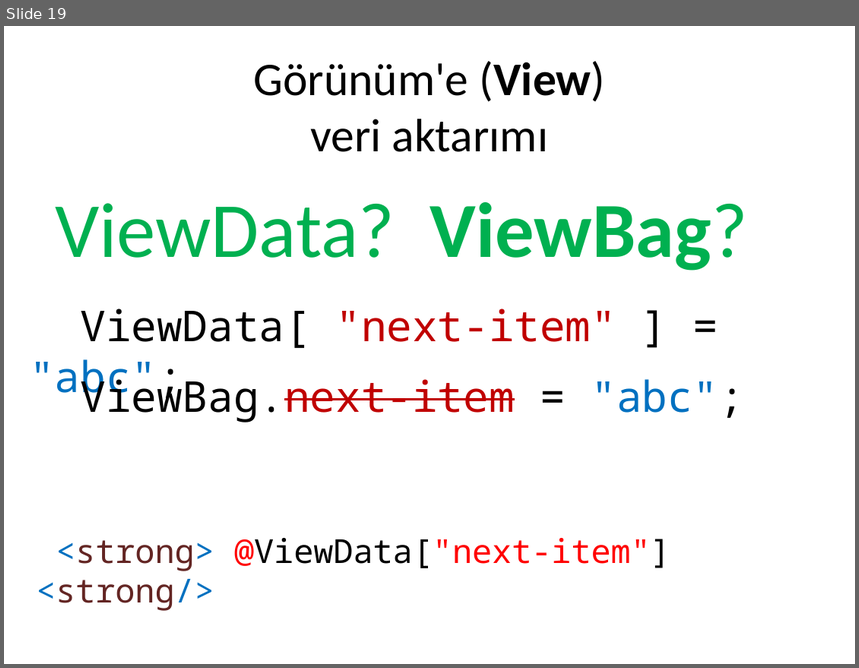
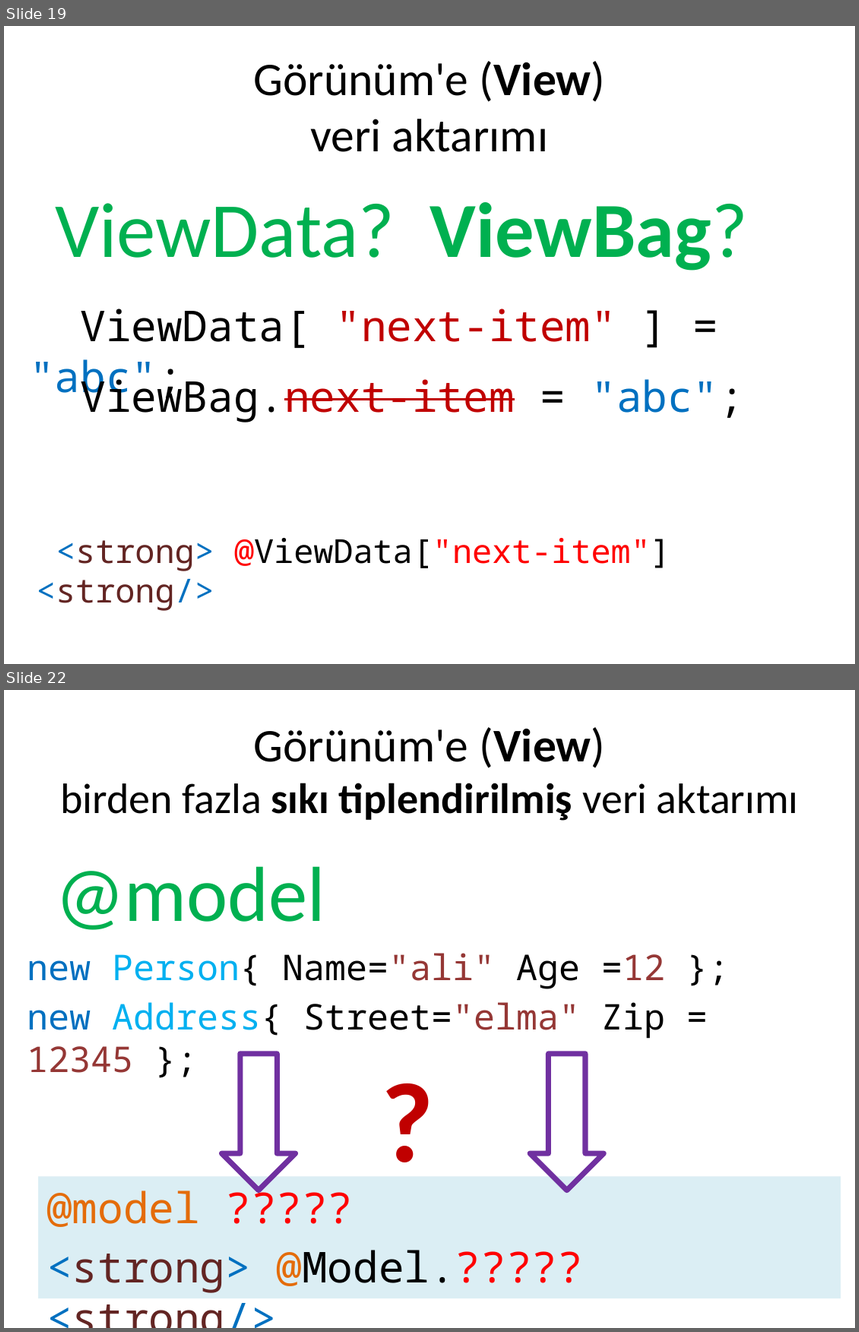
Before and after one commit to cemmerven/attrac, a slide deck: AttendanceTracker/Html form ve veri aktarımı.pptx. Shown one above the other, each under a label of ours: slide 19 before the commit, slides 19 and 22 after it; the slides between them are not shown. The pictures are 859x668 and 859x1332 pixels, drawn with LibreOffice and Linux fonts; fonts in the diff are those of the drawing. Boxes give left, top, right and bottom in pixels: in the first picture for what was removed or moved away, otherwise in the second. Text is boxed around its words. In the diff, an @@ line names an element or a change of style, - is before the commit and + after.

```diff
--- a/AttendanceTracker/Html form ve veri aktarımı.pptx
+++ b/AttendanceTracker/Html form ve veri aktarımı.pptx
@@ slide 22 added at box(4, 690, 855, 1328), background #FFFFFF @@
@@ title added at box(60, 727, 799, 821), 36 pt, text #000000 @@
+Görünüm'e (View)
+birden fazla sıkı tiplendirilmiş veri aktarımı
@@ text added at box(55, 866, 325, 930), 66 pt, text #00B050 @@
+@model
@@ text added at box(27, 953, 665, 1039), 30 pt, text #000000 @@
+new Person{ Name="ali" Age =12 };
+new Address{ Street="elma" Zip = 12345 };
@@ down arrow added at box(222, 1053, 296, 1191), outline #7030A0 4.5 pt @@
@@ text added at box(376, 1045, 389, 1192), 96 pt, text #C00000, bold @@
+?
@@ down arrow added at box(530, 1053, 604, 1191), outline #7030A0 4.5 pt @@
@@ rectangle added at box(38, 1177, 841, 1299), fill #DBEEF4, 36 pt, text #632523 @@
+@model ?????
+<strong> @Model.????? <strong/>
```
Also in this commit, not shown: 8 slides changed, 1 other slide added, 9 other files.
